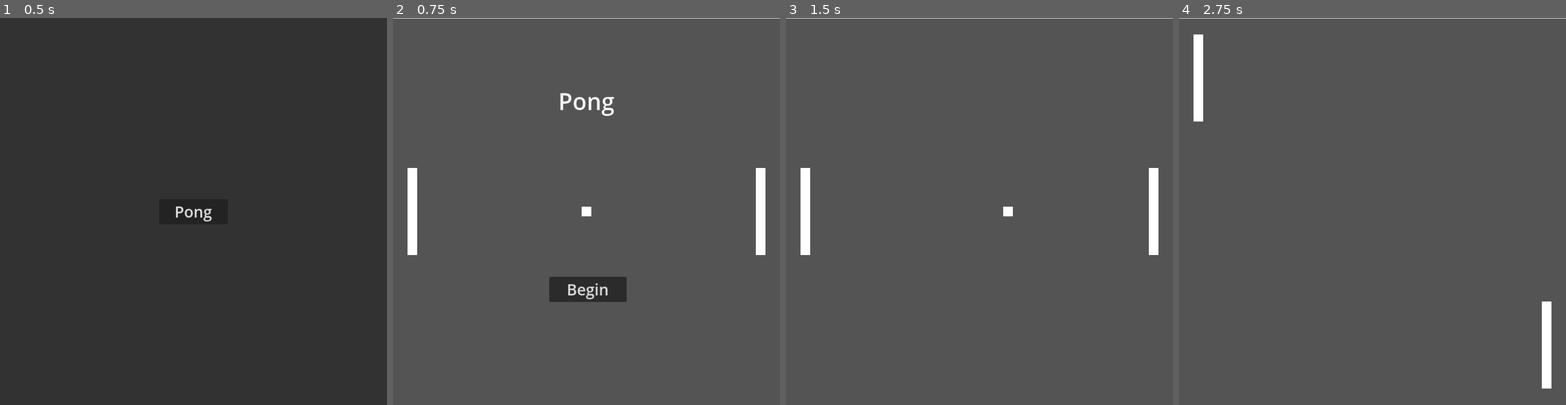
Above: before the commit, frames 1-4 (left to right).
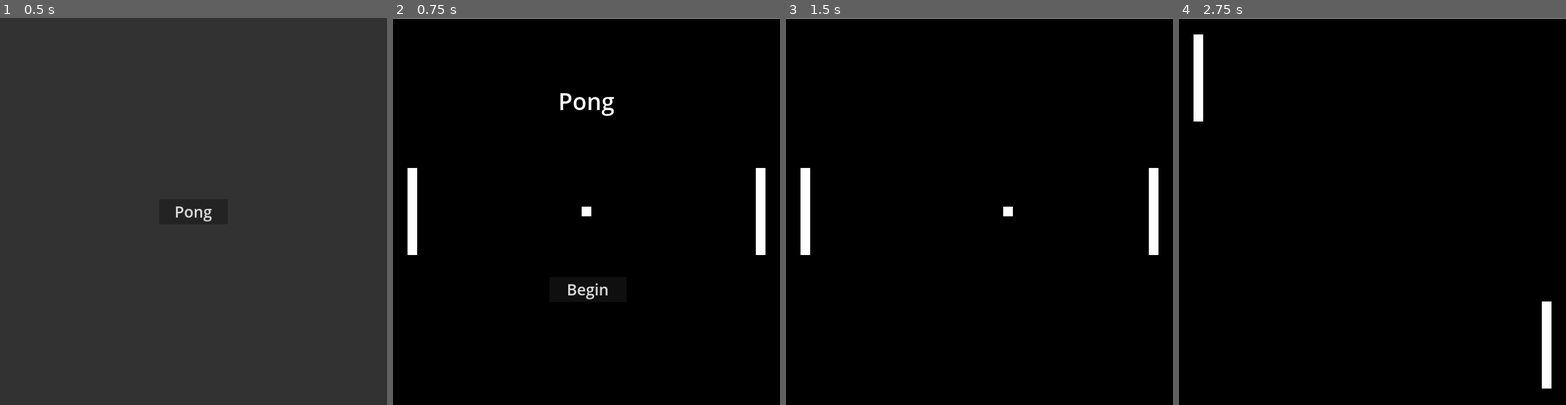
Above: after the commit, the same moments.

Repository: taupau/maize-made-arcade
Game: Godot game, scene res://main.tscn
The game is run twice, just before and just after one commit, with the same random seed, the same clock (stepped at 60 frames per second) and the same inputs.
Inputs:
- Up to frame 1 (0.5 s): no input
- Up to frame 2 (0.75 s): click "Pong" at 0.5 s
- Up to frame 3 (1.5 s): click "Begin" at 1.25 s
- Up to frame 4 (2.75 s): hold W (p1_up) from 2.03 s (still down); hold Down (p2_down) from 2.03 s (still down)

Frame 1 is identical in both runs. In frame 2, 98% of the frame differs, in the area x 0-100%, y 0-100%; in frame 3, 99%; in frame 4, 99%.

Commit message:
fix: make pong background solid black

Diff:
--- a/game/games/pong/pong.tscn
+++ b/game/games/pong/pong.tscn
@@ -12,7 +12,7 @@
 [node name="Background" type="ColorRect" parent="."]
 offset_right = 1000.0
 offset_bottom = 1000.0
-color = Color(0.329412, 0.329412, 0.329412, 1)
+color = Color(0, 0, 0, 1)
 
 [node name="LeftPlayer" parent="." instance=ExtResource("1_8w5qf")]
 position = Vector2(50, 500)
